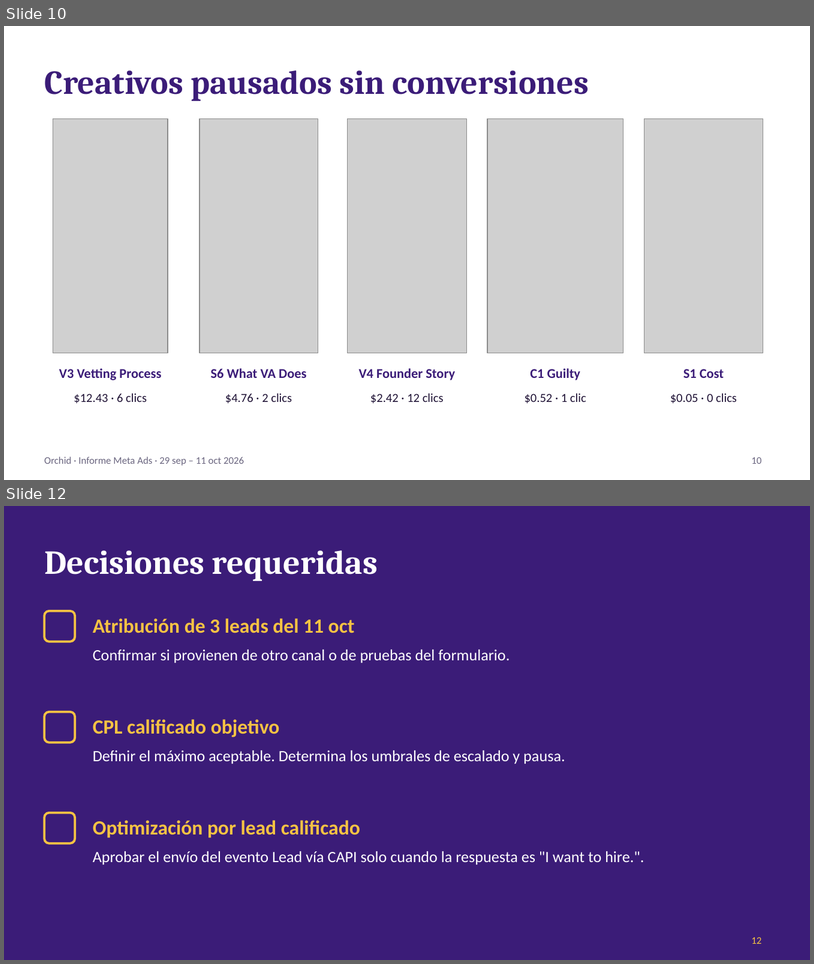
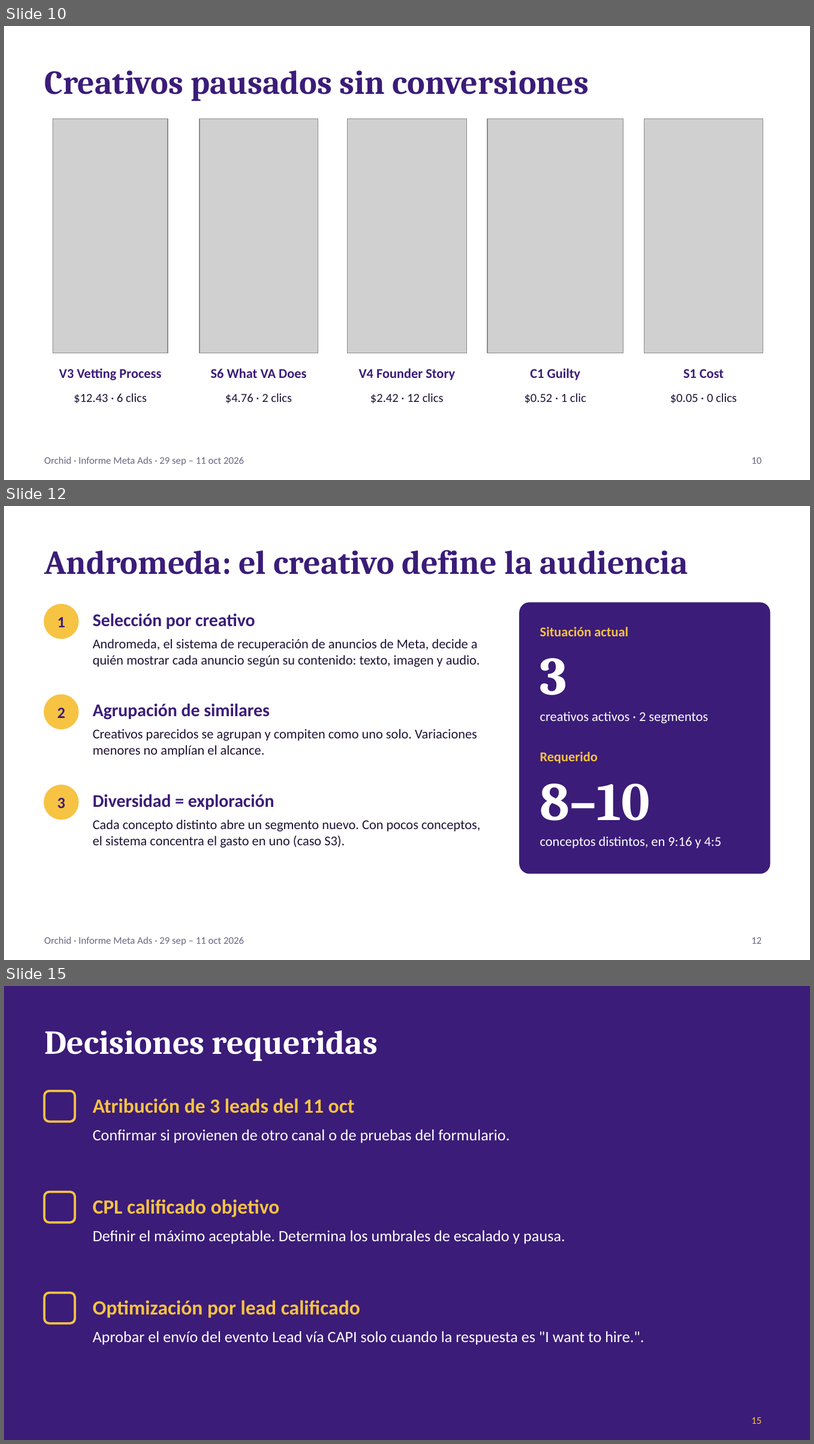
Before and after one commit to manlizard-sys/MetaADS2026, a slide deck: build/reports/informes/Informe_Meta_Ads_Orchid_2026-10-12.pptx. Shown one above the other, each under a label of ours: slides 10 and 12 before the commit, slides 10, 12 and 15 after it; the slides between them are not shown. The pictures are 814x964 and 814x1444 pixels, drawn with LibreOffice and Linux fonts; fonts in the diff are those of the drawing; grey boxes stand for pictures. Boxes give left, top, right and bottom in pixels: in the first picture for what was removed or moved away, otherwise in the second. Text is boxed around its words. In the diff, an @@ line names an element or a change of style, - is before the commit and + after.

```diff
--- a/build/reports/informes/Informe_Meta_Ads_Orchid_2026-10-12.pptx
+++ b/build/reports/informes/Informe_Meta_Ads_Orchid_2026-10-12.pptx
@@ slide 12 added at (x1=4, y1=506, x2=810, y2=960), background #FFFFFF; not listed: 1 template element that a slide beside it also shows @@
@@ title added at (x1=44, y1=550, x2=689, y2=574), 30 pt, text #3B1C78, bold @@
+Andromeda: el creativo define la audiencia
@@ ellipse added at (x1=44, y1=604, x2=78, y2=638), fill #F6C343, outline #F6C343 1 pt @@
@@ text added at (x1=93, y1=613, x2=255, y2=629), 16 pt, text #3B1C78, bold @@
+Selección por creativo
@@ rounded rectangle added at (x1=520, y1=603, x2=770, y2=873), fill #3B1C78, outline #3B1C78 1 pt @@
@@ text added at (x1=57, y1=617, x2=65, y2=627), 14 pt, text #3B1C78, bold @@
+1
@@ text added at (x1=540, y1=627, x2=629, y2=636), 12 pt, text #F6C343, bold @@
+Situación actual
@@ text added at (x1=93, y1=639, x2=480, y2=667), 12 pt, text #1F1235 @@
+Andromeda, el sistema de recuperación de anuncios de Meta, decide a quién mostrar cada anuncio según su contenido: texto, imagen y audio.
@@ text added at (x1=540, y1=658, x2=568, y2=695), 48 pt, text #FFFFFF, bold @@
+3
@@ ellipse added at (x1=44, y1=694, x2=78, y2=729), fill #F6C343, outline #F6C343 1 pt @@
@@ text added at (x1=93, y1=703, x2=270, y2=719), 16 pt, text #3B1C78, bold @@
+Agrupación de similares
@@ text added at (x1=57, y1=708, x2=65, y2=718), 14 pt, text #3B1C78, bold @@
+2
@@ text added at (x1=540, y1=711, x2=708, y2=723), 12 pt, text #FFFFFF @@
+creativos activos · 2 segmentos
@@ text added at (x1=93, y1=729, x2=477, y2=757), 12 pt, text #1F1235 @@
+Creativos parecidos se agrupan y compiten como uno solo. Variaciones menores no amplían el alcance.
@@ text added at (x1=540, y1=751, x2=598, y2=763), 12 pt, text #F6C343, bold @@
+Requerido
@@ ellipse added at (x1=44, y1=785, x2=78, y2=819), fill #F6C343, outline #F6C343 1 pt @@
@@ text added at (x1=540, y1=783, x2=650, y2=820), 48 pt, text #FFFFFF, bold @@
+8–10
@@ text added at (x1=57, y1=798, x2=65, y2=808), 14 pt, text #3B1C78, bold @@
+3
@@ text added at (x1=93, y1=794, x2=275, y2=810), 16 pt, text #3B1C78, bold @@
+Diversidad = exploración
@@ text added at (x1=93, y1=819, x2=480, y2=847), 12 pt, text #1F1235 @@
+Cada concepto distinto abre un segmento nuevo. Con pocos conceptos, el sistema concentra el gasto en uno (caso S3).
@@ text added at (x1=540, y1=836, x2=722, y2=848), 12 pt, text #FFFFFF @@
+conceptos distintos, en 9:16 y 4:5
@@ page number added at (x1=752, y1=937, x2=762, y2=943), 9 pt, text #6B6680 @@
+12
@@ what was slide 12 is now slide 15 @@
@@ page number at (x1=752, y1=1417, x2=762, y2=1423): text changed @@
-12
+15
```
Also in this commit, not shown: 1 slide changed, 2 other slides added, 1 other file.
